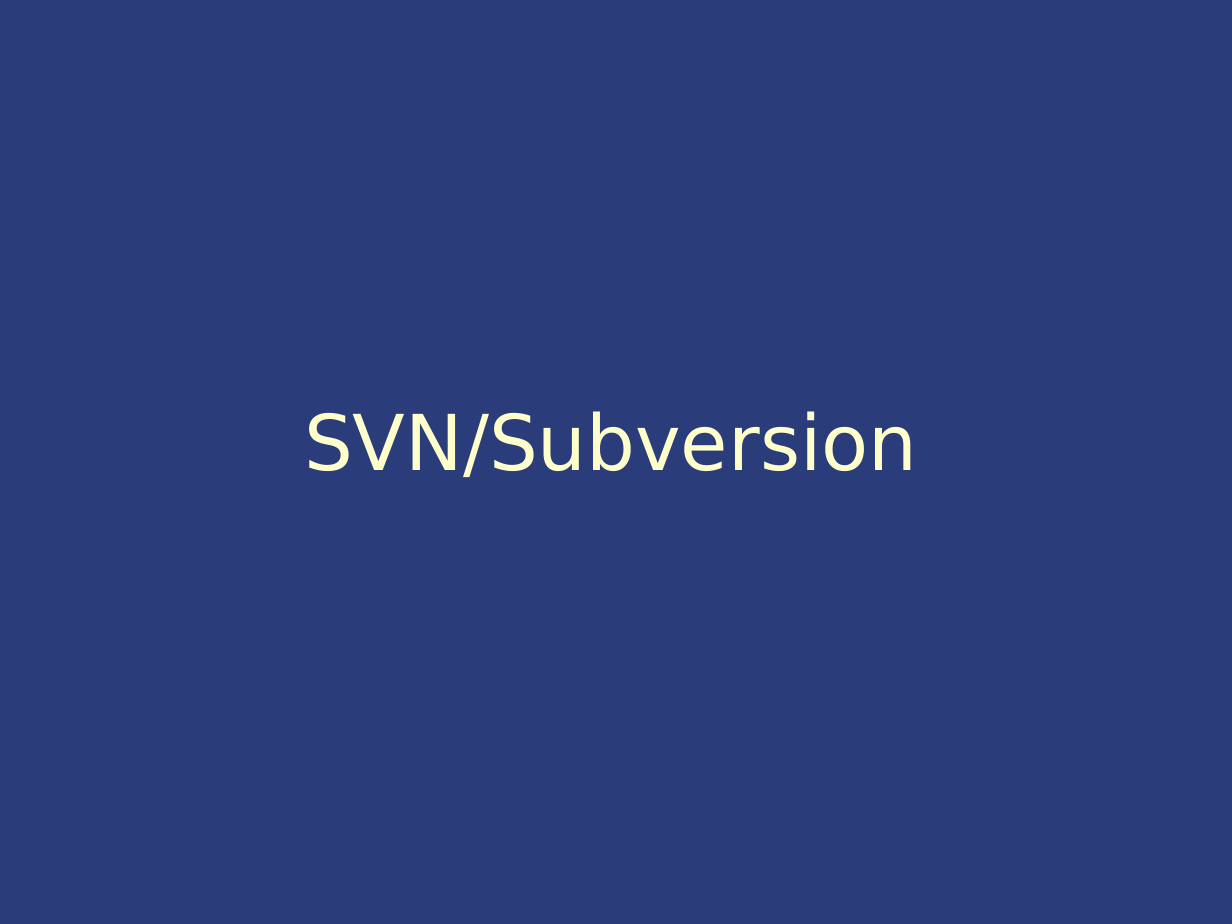
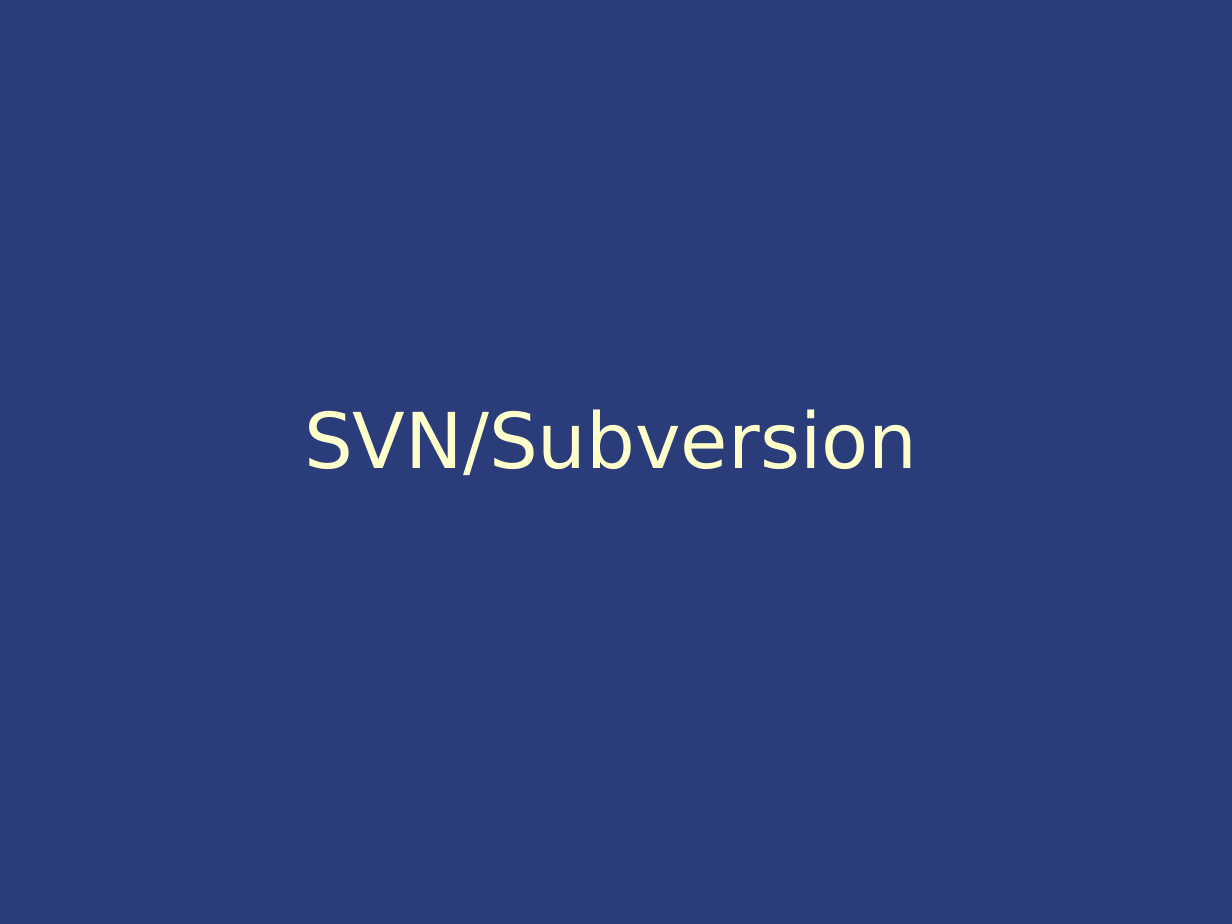
Before and after one commit to IAAS/decidr, a slide deck: slide 2 of seminars/at/Seminar.ppt. Drawn at 1232x924 pixels with LibreOffice and Linux fonts; fonts in the diff are those of the drawing. Boxes give left, top, right and bottom in pixels: in the first picture for what was removed or moved away, otherwise in the second. Text is boxed around its words. In the diff, an @@ line names an element or a change of style, - is before the commit and + after.

```diff
--- a/seminars/at/Seminar.ppt
+++ b/seminars/at/Seminar.ppt
@@ title "SVN/Subversion" at <box>304,409,917,475</box>: line spacing 1 to 0.97 @@
```
Also in this commit, not shown: 5 other slides changed, 14 slides added, 9 other files.
